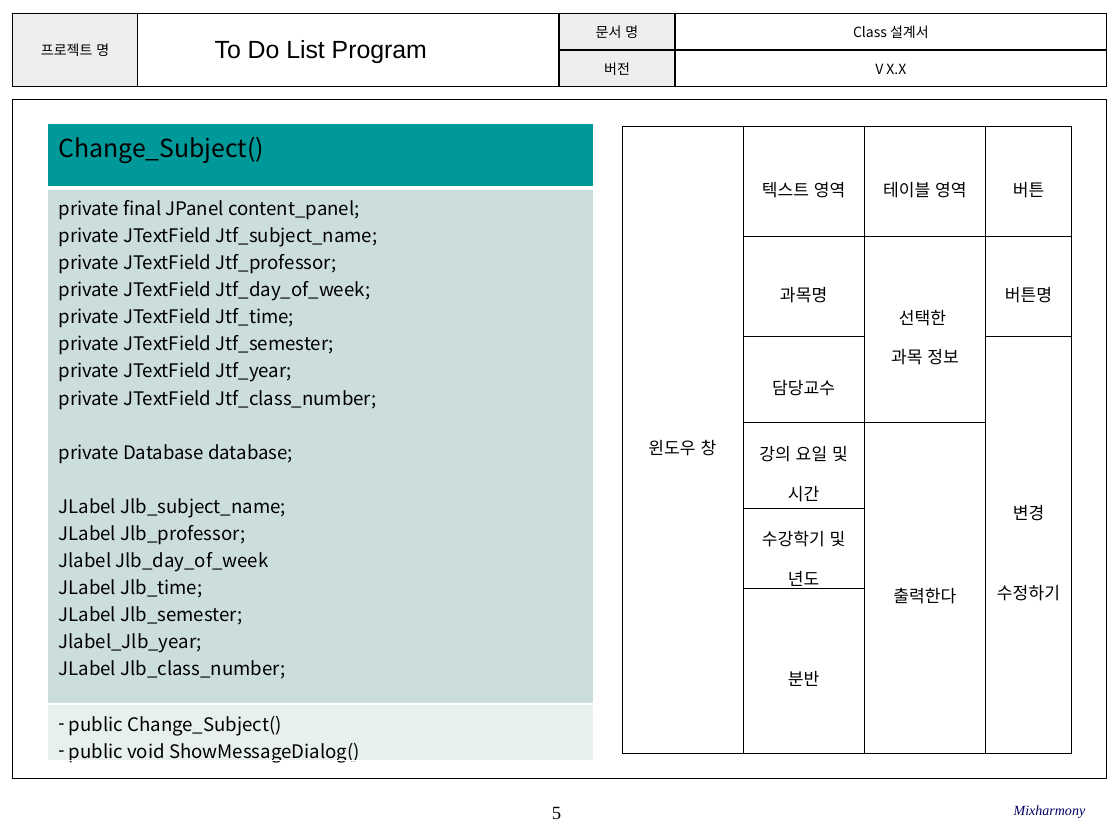
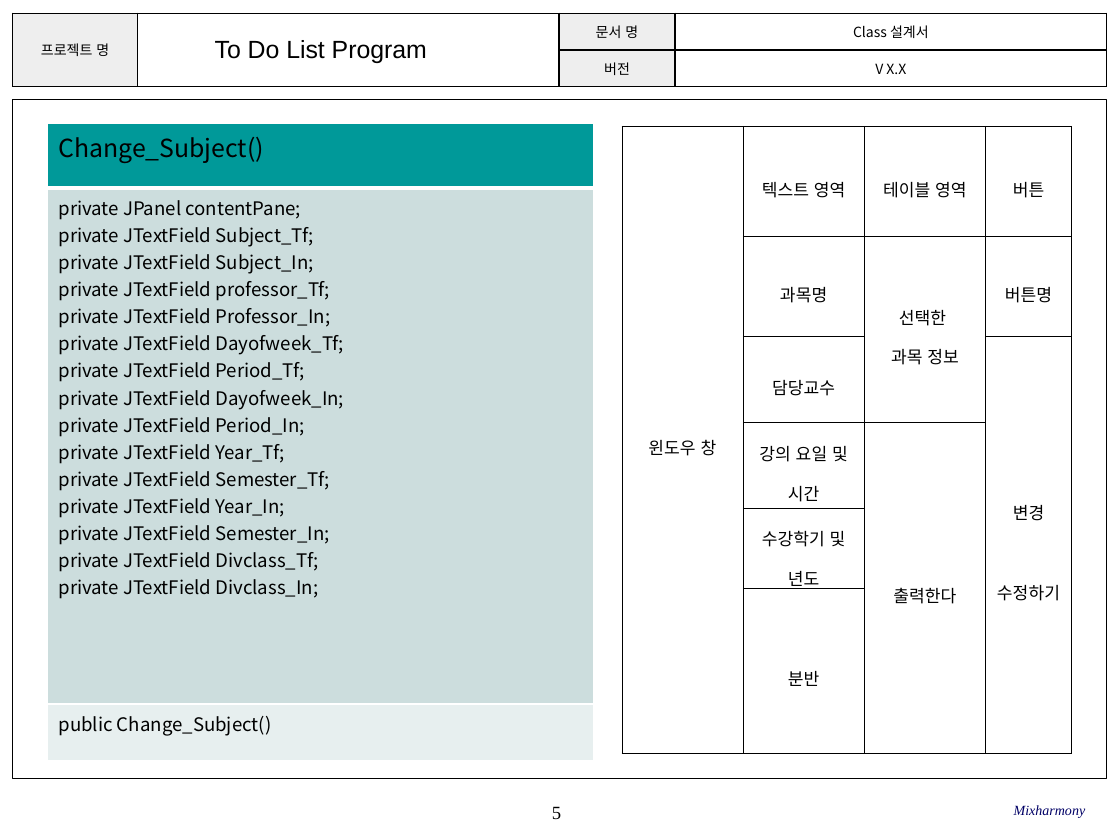
Before and after one commit to SE-admin/SE2017_2_mixharmony, a slide deck: slide 5 of doc/3_ 설계서/Class Design.pptx. Drawn at 1120x840 pixels with LibreOffice and Linux fonts; fonts in the diff are those of the drawing; background and template pictures are left out. Boxes give left, top, right and bottom in pixels: in the first picture for what was removed or moved away, otherwise in the second. Text is boxed around its words. In the diff, an @@ line names an element or a change of style, - is before the commit and + after.

Commit message:
#862 Class Design.pptx (Subject에 대한 클래스 추가 및 내용 수정)

```diff
--- a/doc/3_ 설계서/Class Design.pptx
+++ b/doc/3_ 설계서/Class Design.pptx
@@ table at box(47, 123, 594, 760) @@
-row 2, column 1: private final JPanel content_panel; / private JTextField Jtf_subject_name; / private JTextField Jtf_professor; / private JTextField Jtf_day_of_week; / private JTextField Jtf_time; / private JTextField Jtf_semester; / private JTextField Jtf_year; / private JTextField Jtf_class_number; / private Database database; / JLabel Jlb_subject_name; / JLabel Jlb_professor; / Jlabel Jlb_day_of_week / JLabel Jlb_time; / JLabel Jlb_semester; / Jlabel_Jlb_year; / JLabel Jlb_class_number; / JButton button_change_enroll;
+row 2, column 1: private JPanel contentPane; / private JTextField Subject_Tf; / private JTextField Subject_In; / private JTextField professor_Tf; / private JTextField Professor_In; / private JTextField Dayofweek_Tf; / private JTextField Period_Tf; / private JTextField Dayofweek_In; / private JTextField Period_In; / private JTextField Year_Tf; / private JTextField Semester_Tf; / private JTextField Year_In; / private JTextField Semester_In; / private JTextField Divclass_Tf; / private JTextField Divclass_In;
-row 3, column 1: public Change_Subject() / public void ShowMessageDialog()
+row 3, column 1: public Change_Subject()
```
Also in this commit, not shown: 7 other slides changed, 3 slides added.
